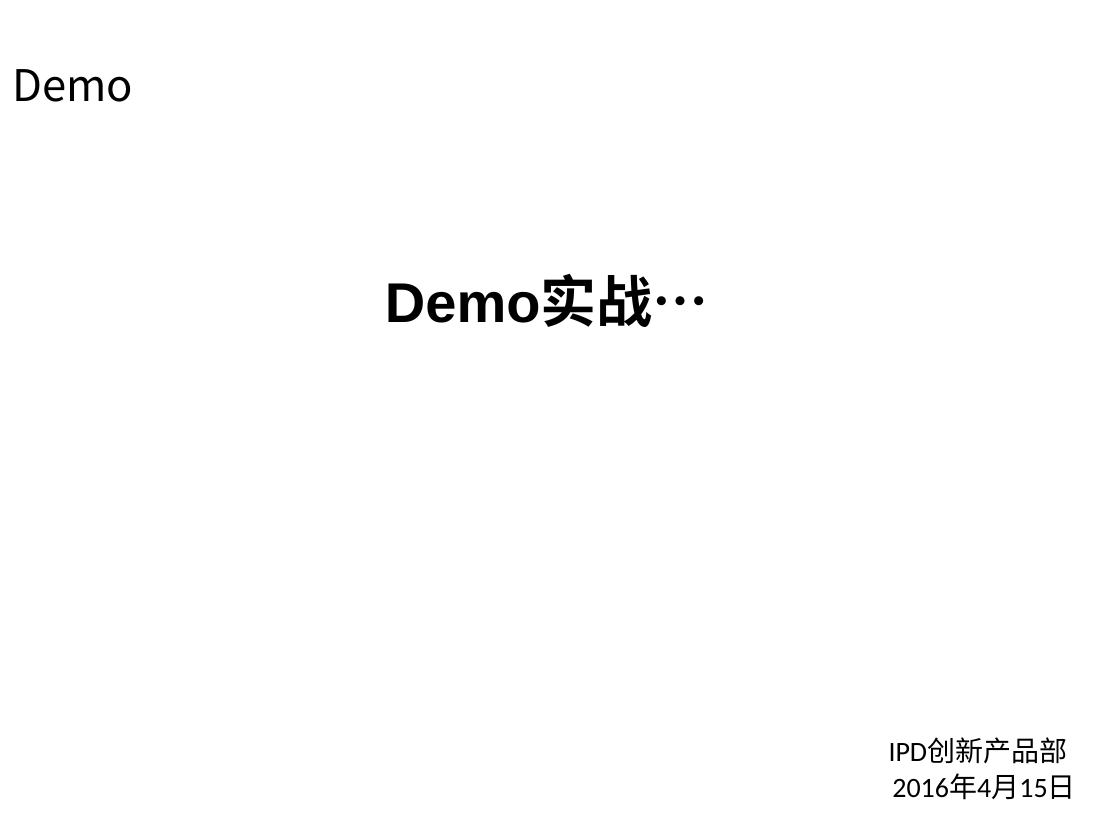
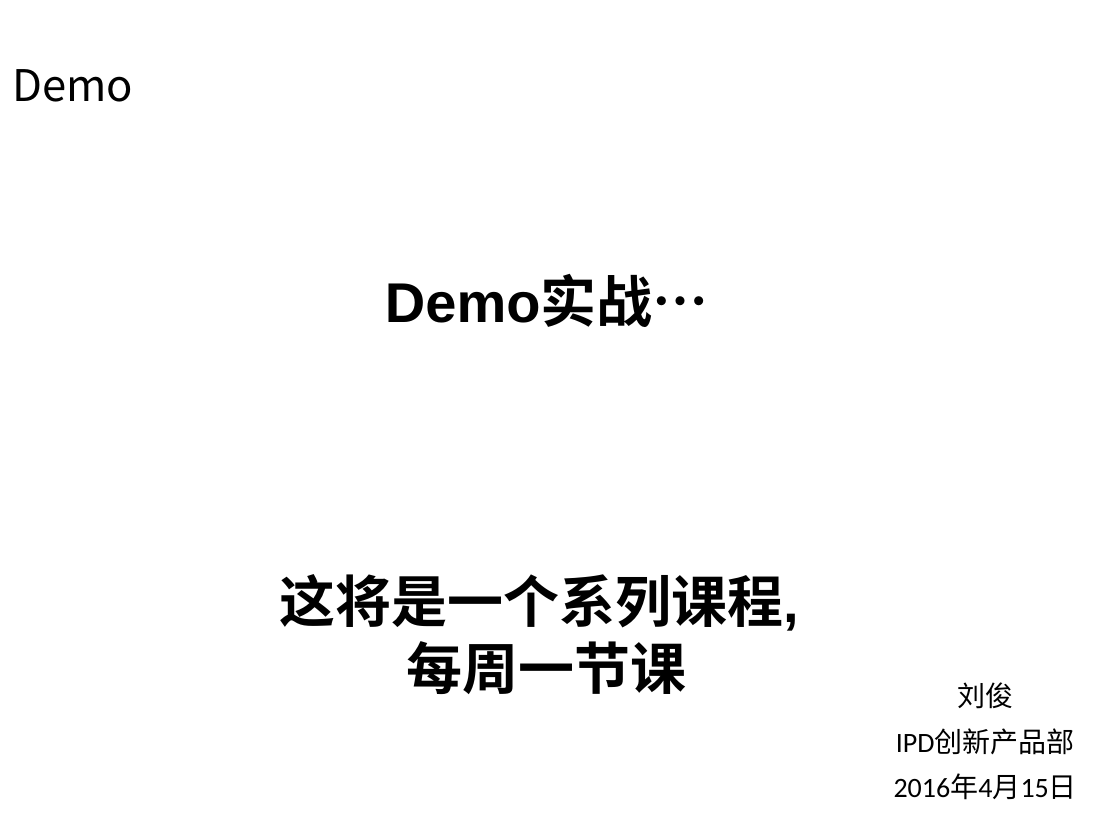
Before and after one commit to Jween/android-gradle-samples, a slide deck: slide 26 of presentations/Android Gradle 从入门到GG 0.pptx. Drawn at 1120x840 pixels with LibreOffice and Linux fonts; fonts in the diff are those of the drawing; background and template pictures are left out. Boxes give left, top, right and bottom in pixels: in the first picture for what was removed or moved away, otherwise in the second. Text is boxed around its words. In the diff, an @@ line names an element or a change of style, - is before the commit and + after.

```diff
--- a/presentations/Android Gradle 从入门到GG 0.pptx
+++ b/presentations/Android Gradle 从入门到GG 0.pptx
@@ text added at (279, 574, 799, 694), 36 pt, text #000000, bold @@
+这将是一个系列课程,
+每周一节课
@@ text added at (957, 682, 1013, 709), 18 pt, text #000000 @@
+刘俊
@@ text "IPD创新产品部" at (896, 729, 1075, 755): alignment left to centre @@
@@ text "IPD创新产品部": place and size @@
-text "IPD创新产品部" at (889, 737, 1068, 764)
+text "IPD创新产品部" at (896, 729, 1075, 755)
@@ text "2016年4月15日" at (894, 774, 1077, 800): alignment left to centre @@
```
Also in this commit, not shown: 2 other slides changed.
